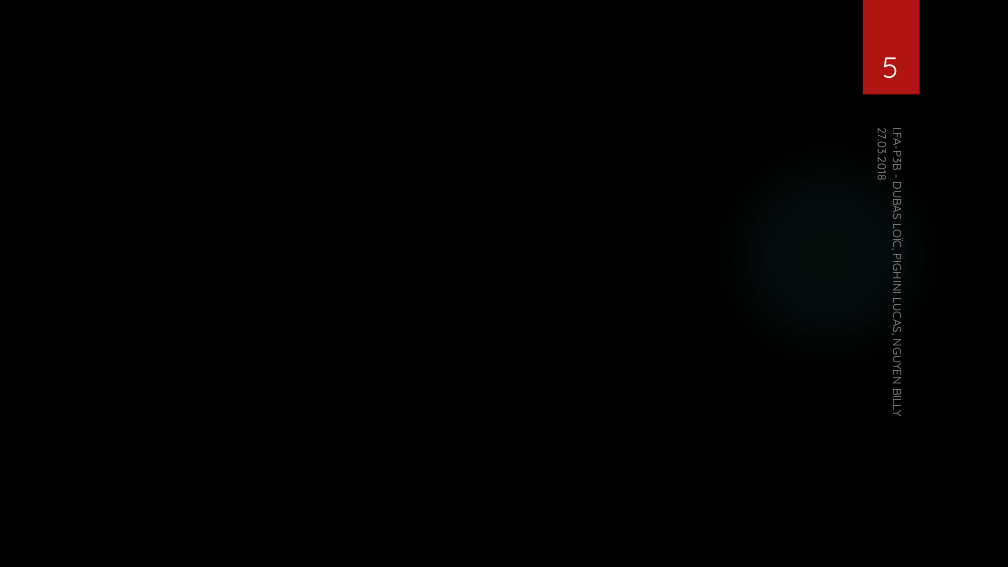
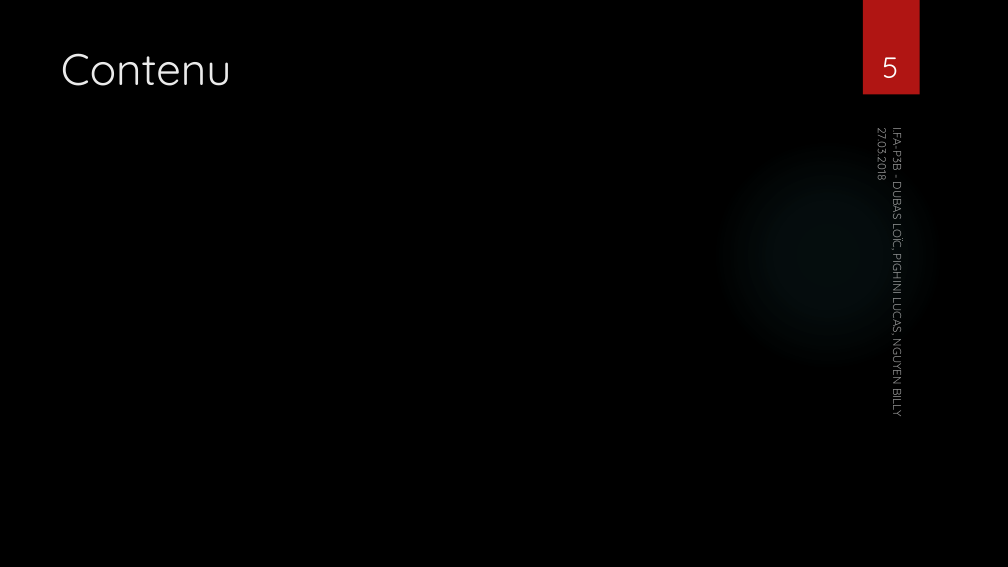
Before and after one commit to BillyNgu/pokedex, a slide deck: slide 5 of Documentation/Pokedex_presentation.pptx. Drawn at 1008x567 pixels with LibreOffice and Linux fonts; fonts in the diff are those of the drawing; background and template pictures are left out. Boxes give left, top, right and bottom in pixels: in the first picture for what was removed or moved away, otherwise in the second. Text is boxed around its words. In the diff, an @@ line names an element or a change of style, - is before the commit and + after.

```diff
--- a/Documentation/Pokedex_presentation.pptx
+++ b/Documentation/Pokedex_presentation.pptx
@@ title added at (61,53,231,86), 42 pt, text #EBEBEB @@
+Contenu
```
Also in this commit, not shown: 1 other slide changed.
